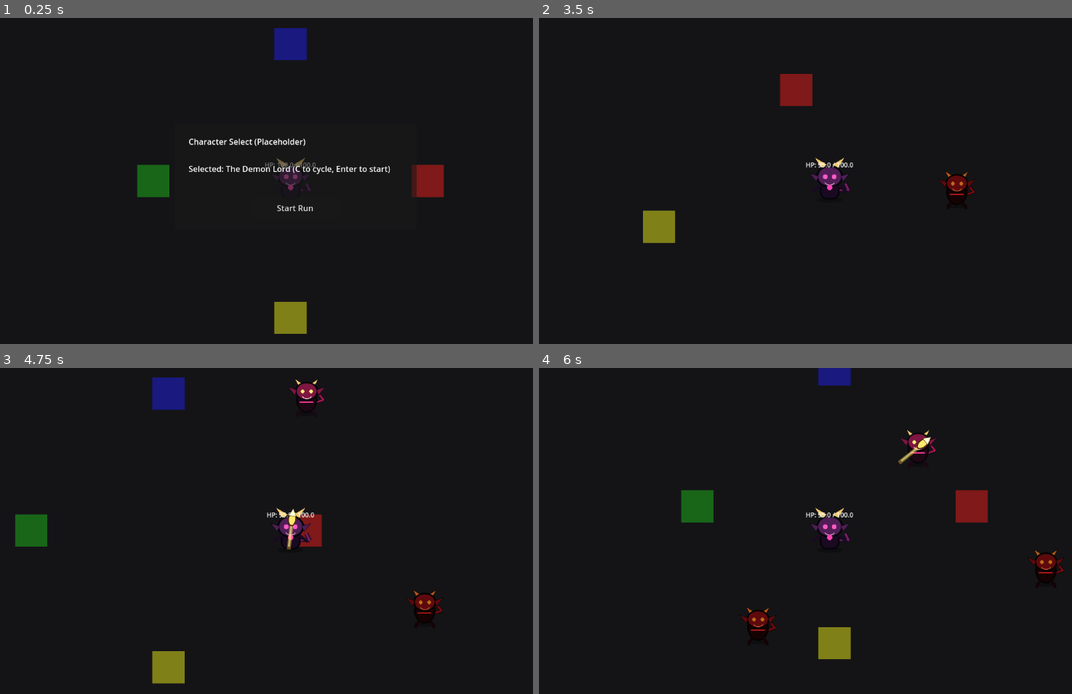
Above: before the commit, frames 1-4 (two rows, left to right).
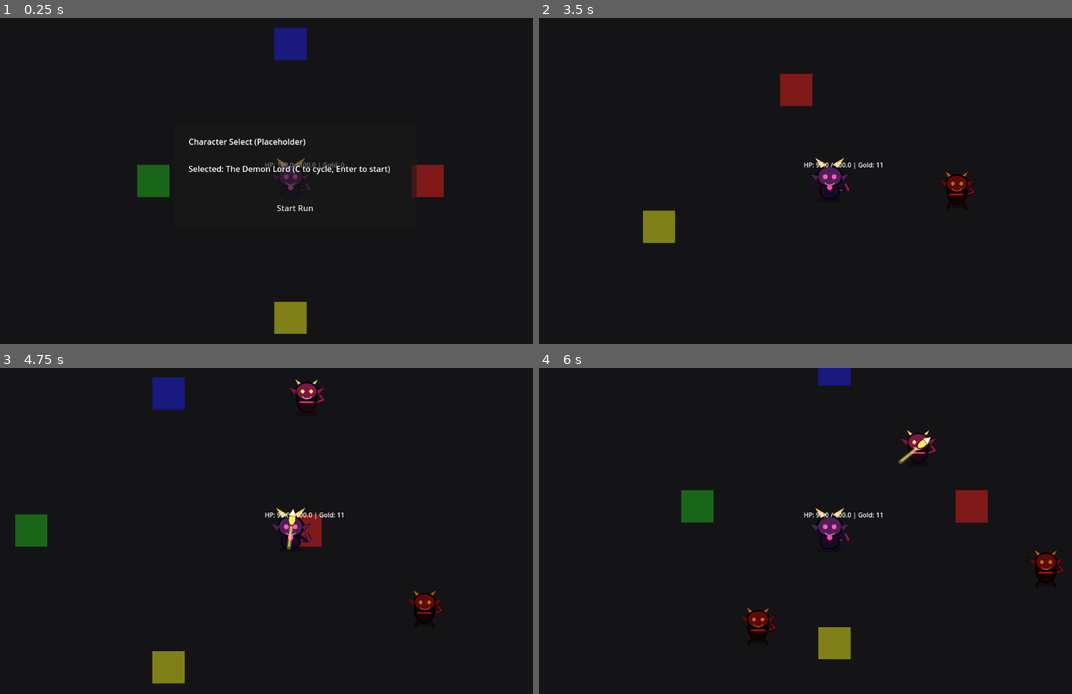
Above: after the commit, the same moments.

Repository: KevinRabbe/bullet-hell-roughe-lite
Game: Godot game, scene res://scenes/game/Main.tscn
The game is run twice, just before and just after one commit, with the same random seed, the same clock (stepped at 60 frames per second) and the same inputs.
Inputs:
- Up to frame 1 (0.25 s): no input
- Up to frame 2 (3.5 s): click "Start Run" at 0.5 s; tap Enter at 1.25 s; hold D (move_right) 1.28-2.03 s; hold C (cycle_character) 1.28-2.03 s; tap Space at 1.52, 2.27 s; hold S (move_down) 2.03-2.78 s; tap E (interact) at 2.1 s; hold D (move_right) from 2.78 s (still down); tap B at 2.85 s
- Up to frame 3 (4.75 s): release D (move_right) at 3.53 s; hold W (move_up) 3.53-4.28 s; tap Enter at 3.6 s; tap Space at 3.77, 4.52 s; hold A (move_left) from 4.28 s (still down); tap R at 4.35 s
- Up to frame 4 (6 s): tap P at 5.1 s; tap Space at 5.27 s; release A (move_left) at 5.78 s; hold S (move_down) from 5.78 s (still down); tap Q at 5.85 s

The runs differ from the first frame. In frame 1, less than 0.1% of the frame differs, in the area x 59-65%, y 44-47%; in frame 2, 0.2%, in the area x 49-65%, y 44-47%; in frame 3, 0.1%; in frame 4, 0.2%.
Error after the commit: Parse Error: Cannot infer the type of "offer" variable because the value doesn't have a set type. (res://scripts/game/shop_controller.gd:92)

Commit message:
Task 7.1: add gold economy and shop prices

Diff:
--- a/scripts/enemies/enemy.gd
+++ b/scripts/enemies/enemy.gd
@@ -54,7 +54,17 @@
 func take_damage(amount: float) -> void:
 	current_hp = maxf(current_hp - amount, 0.0)
 	if current_hp <= 0.0:
+		_grant_kill_rewards()
 		queue_free()
+
+func _grant_kill_rewards() -> void:
+	var players := get_tree().get_nodes_in_group("players")
+	if players.is_empty():
+		return
+	var reward_gold := 10 if is_boss else 1
+	var player_node := players[0]
+	if player_node != null and player_node.has_method("add_gold"):
+		player_node.call("add_gold", reward_gold)
 
 func _find_player_if_needed() -> void:
 	if target != null and is_instance_valid(target):
--- a/scripts/game/shop_controller.gd
+++ b/scripts/game/shop_controller.gd
@@ -8,7 +8,7 @@
 @export var offer_button_paths: Array[NodePath] = []
 @export var reroll_button_path: NodePath
 @export var continue_button_path: NodePath
-@export var reroll_cost: int = 1
+@export var reroll_cost: int = 2
 @export var enabled: bool = false
 
 var enemy_spawner: Node
@@ -21,12 +21,12 @@
 var reroll_count: int = 0
 var rng: RandomNumberGenerator
 var offer_pool := [
-	{"type": "weapon", "id": "heavy_pistol", "label": "Heavy Pistol (Weapon)"},
-	{"type": "weapon", "id": "gunslinger_smg", "label": "SMG (Weapon)"},
-	{"type": "stat", "id": "damage", "value": 0.2, "label": "+20% Damage"},
-	{"type": "stat", "id": "attack_speed", "value": 0.2, "label": "+20% Attack Speed"},
-	{"type": "stat", "id": "movement_speed", "value": 25.0, "label": "+25 Move Speed"},
-	{"type": "stat", "id": "max_hp", "value": 20.0, "label": "+20 Max HP"}
+	{"type": "weapon", "id": "heavy_pistol", "label": "Heavy Pistol (Weapon)", "price": 5},
+	{"type": "weapon", "id": "gunslinger_smg", "label": "SMG (Weapon)", "price": 5},
+	{"type": "stat", "id": "damage", "value": 0.2, "label": "+20% Damage", "price": 3},
+	{"type": "stat", "id": "attack_speed", "value": 0.2, "label": "+20% Attack Speed", "price": 3},
+	{"type": "stat", "id": "movement_speed", "value": 25.0, "label": "+25 Move Speed", "price": 3},
+	{"type": "stat", "id": "max_hp", "value": 20.0, "label": "+20 Max HP", "price": 3}
 ]
 var active_offers: Array = []
 
@@ -89,7 +89,9 @@
 	for index in offer_buttons.size():
 		var button := offer_buttons[index]
 		if index < active_offers.size():
-			button.text = str(active_offers[index].get("label", "Offer"))
+			var offer := active_offers[index]
+			var price := int(offer.get("price", 0))
+			button.text = "%s (%dG)" % [str(offer.get("label", "Offer")), price]
 			button.disabled = false
 		else:
 			button.text = "N/A"
@@ -101,20 +103,29 @@
 	if player == null or not is_instance_valid(player):
 		return
 	var offer: Dictionary = active_offers[index]
+	var offer_price := int(offer.get("price", 0))
+	if player.has_method("spend_gold"):
+		var paid: bool = bool(player.call("spend_gold", offer_price))
+		if not paid:
+			return
 	if str(offer.get("type", "")) == "weapon":
 		if player.has_method("_debug_add_gunslinger_weapon_by_id"):
 			player.call("_debug_add_gunslinger_weapon_by_id", str(offer.get("id", "")))
 	elif str(offer.get("type", "")) == "stat":
 		if player.has_method("_debug_add_stat_bonus"):
 			player.call("_debug_add_stat_bonus", str(offer.get("id", "")), float(offer.get("value", 0.0)))
-	print("Bought offer: %s" % str(offer.get("label", "Offer")))
-	for button in offer_buttons:
-		button.disabled = true
+	print("Bought offer: %s for %d gold" % [str(offer.get("label", "Offer")), offer_price])
+	active_offers.remove_at(index)
+	_refresh_offer_buttons()
 
 func _on_reroll_pressed() -> void:
+	var total_cost := _current_reroll_cost()
+	if player != null and is_instance_valid(player) and player.has_method("spend_gold"):
+		var paid: bool = bool(player.call("spend_gold", total_cost))
+		if not paid:
+			return
 	reroll_count += 1
-	var total_cost := reroll_cost * reroll_count
-	print("Reroll shop offers. Cost (debug): %d" % total_cost)
+	print("Reroll shop offers. Cost: %d" % total_cost)
 	_roll_offers()
 	_refresh_offer_buttons()
 	_update_reroll_button_text()
@@ -122,8 +133,11 @@
 func _update_reroll_button_text() -> void:
 	if reroll_button == null:
 		return
-	var next_cost := reroll_cost * (reroll_count + 1)
+	var next_cost := _current_reroll_cost()
 	reroll_button.text = "Reroll (Cost: %d)" % next_cost
+
+func _current_reroll_cost() -> int:
+	return reroll_cost + reroll_count
 
 func _on_continue_pressed() -> void:
 	if panel != null:
--- a/scripts/player/player.gd
+++ b/scripts/player/player.gd
@@ -7,6 +7,7 @@
 
 var stats: StatBlock = StatBlock.new()
 var current_hp: float
+var current_gold: int = 0
 var owned_items: Array[ItemData] = []
 var is_dead: bool = false
 var active_character_id: String = "gunslinger"
@@ -141,7 +142,25 @@
 func _update_hp_label() -> void:
 	if hp_label == null:
 		return
-	hp_label.text = "HP: %.1f / %.1f" % [current_hp, stats.max_hp]
+	hp_label.text = "HP: %.1f / %.1f | Gold: %d" % [current_hp, stats.max_hp, current_gold]
+
+func add_gold(amount: int) -> void:
+	if amount <= 0:
+		return
+	current_gold += amount
+	_update_hp_label()
+	print("GOLD +%d | Total: %d" % [amount, current_gold])
+
+func spend_gold(amount: int) -> bool:
+	if amount <= 0:
+		return true
+	if current_gold < amount:
+		print("Not enough gold. Need %d, have %d." % [amount, current_gold])
+		return false
+	current_gold -= amount
+	_update_hp_label()
+	print("GOLD -%d | Total: %d" % [amount, current_gold])
+	return true
 
 func apply_character_by_id(character_id: String) -> void:
 	if character_id == "":
